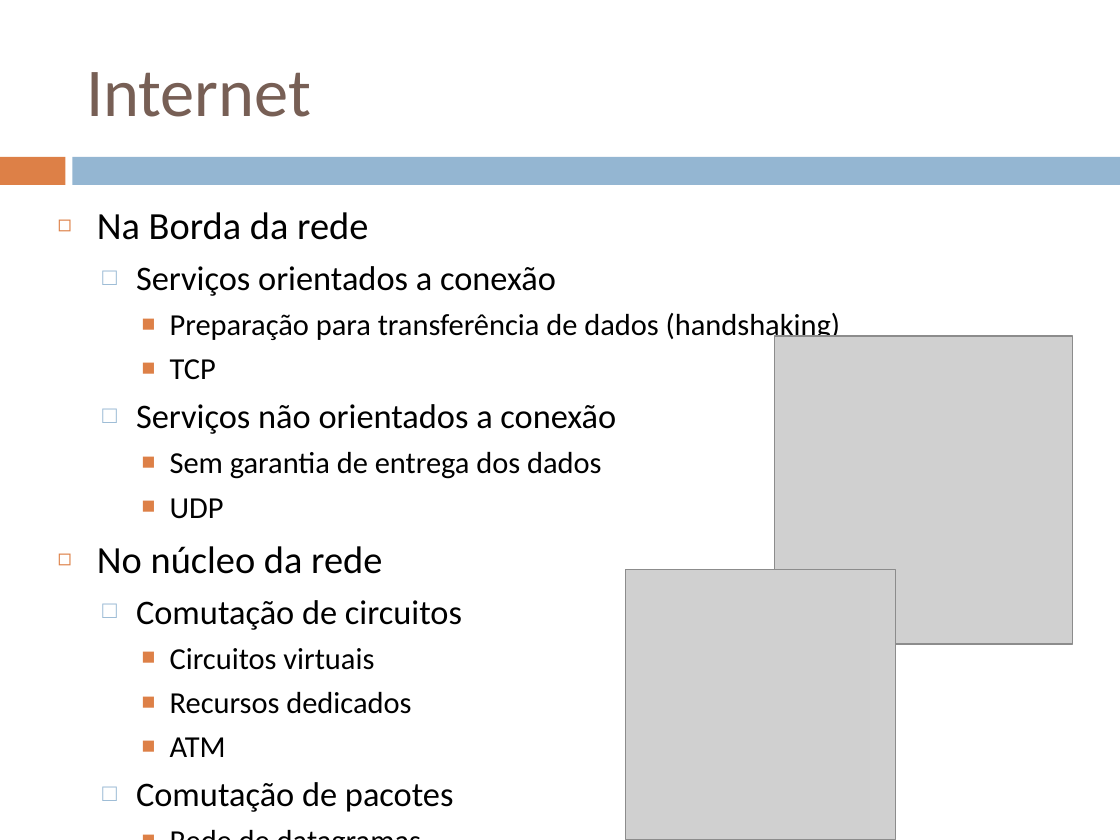
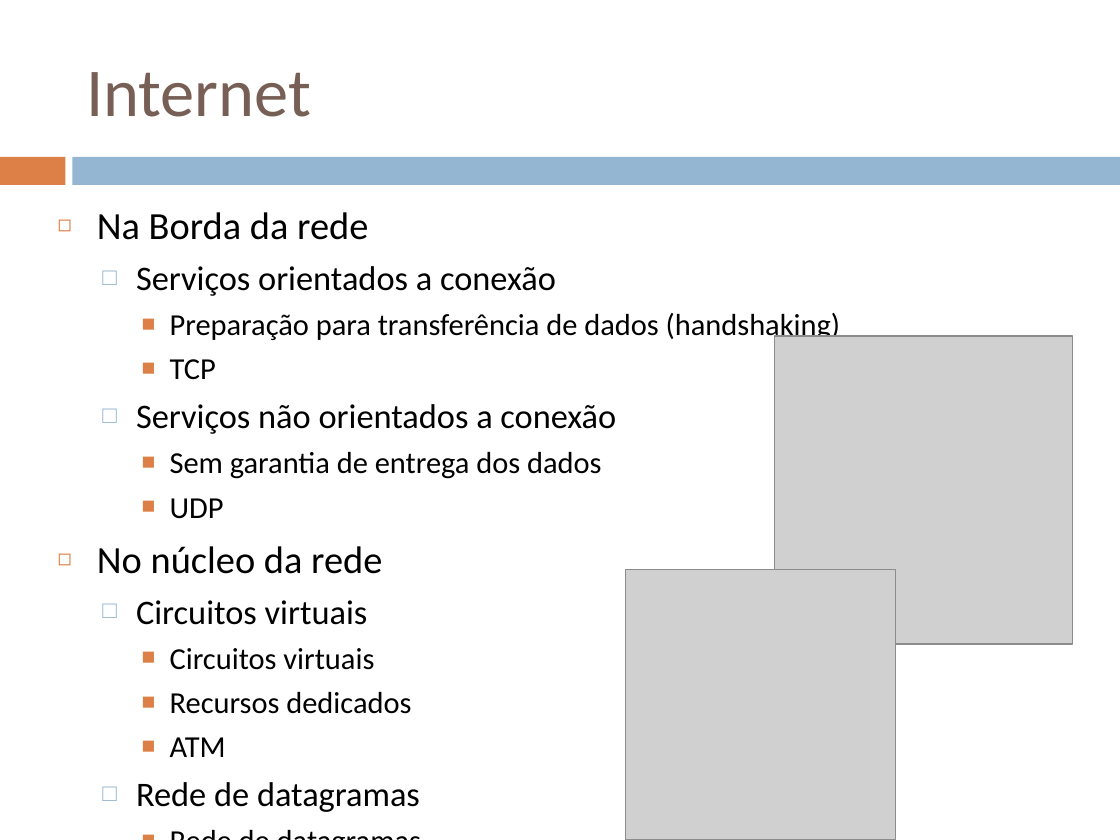
Before and after one commit to niviaquental/niviaquental.github.io, a slide deck: slide 8 of Presentations/Aula01-Introducao/01-Redes-Introducao.pptx. Drawn at 1120x840 pixels with LibreOffice and Linux fonts; fonts in the diff are those of the drawing; grey boxes stand for pictures. Boxes give left, top, right and bottom in pixels: in the first picture for what was removed or moved away, otherwise in the second. Text is boxed around its words. In the diff, an @@ line names an element or a change of style, - is before the commit and + after.

```diff
--- a/Presentations/Aula01-Introducao/01-Redes-Introducao.pptx
+++ b/Presentations/Aula01-Introducao/01-Redes-Introducao.pptx
@@ text at <box>136,600,368,625</box>: text changed @@
-  □ Comutação de circuitos
+  □ Circuitos virtuais
@@ text at <box>136,782,420,812</box>: text changed @@
-  □ Comutação de pacotes
+  □ Rede de datagramas
```
Also in this commit, not shown: 2 other files.
